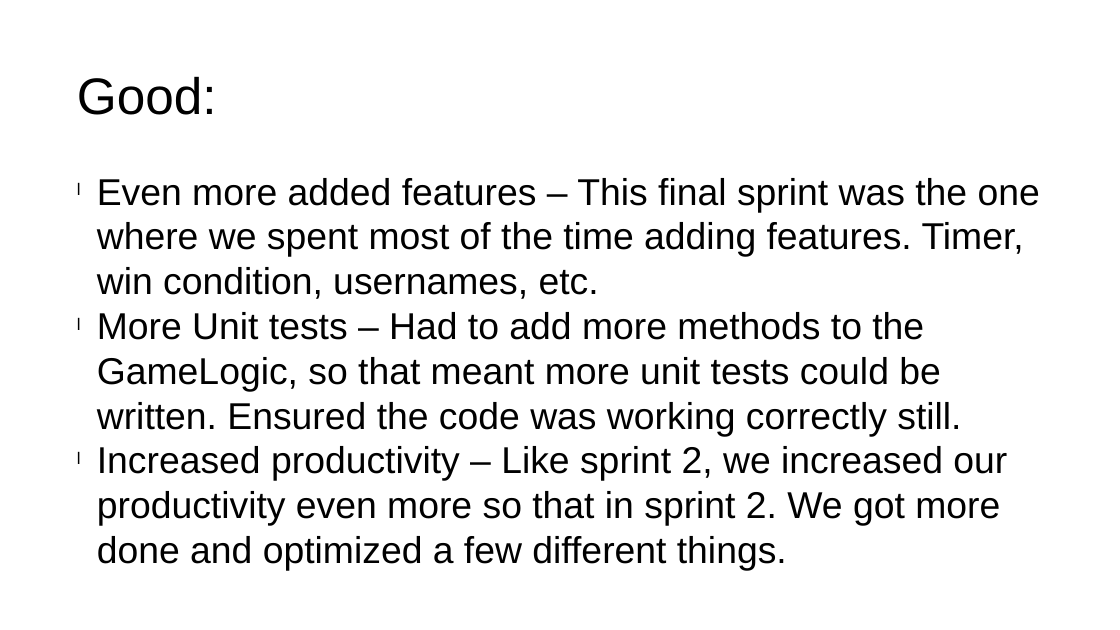
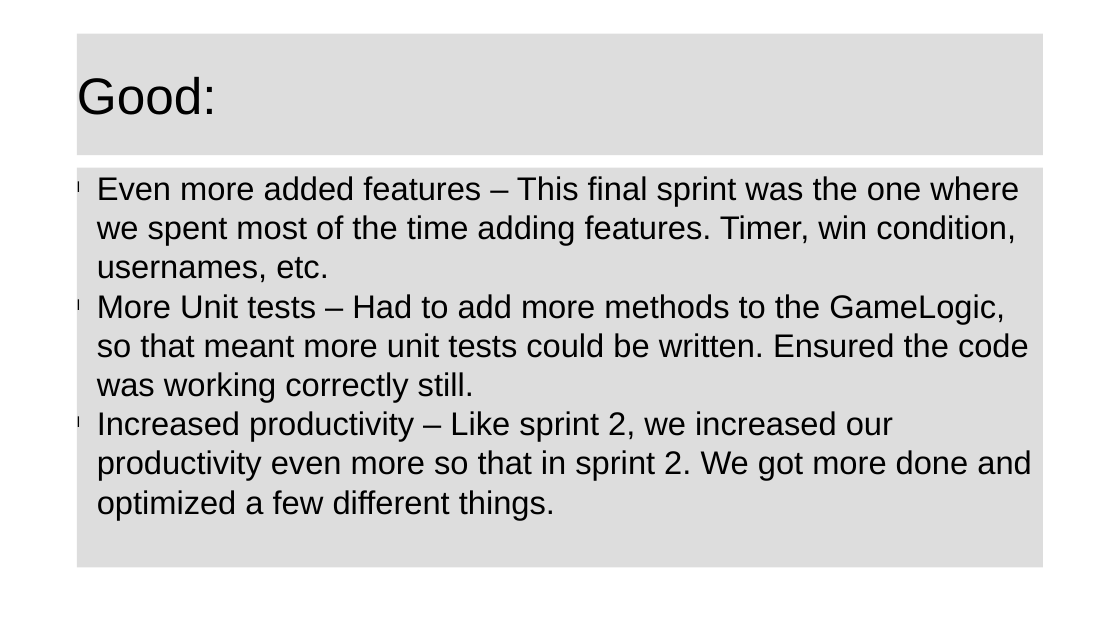
Before and after one commit to mldeanha/Team-4-Project, a slide deck: slide 20 of Project Assets/Team Shi Final Presentation.pptx (slide 19 before the commit). Drawn at 1120x630 pixels with LibreOffice and Linux fonts; fonts in the diff are those of the drawing. Boxes give left, top, right and bottom in pixels: in the first picture for what was removed or moved away, otherwise in the second. Text is boxed around its words. In the diff, an @@ line names an element or a change of style, - is before the commit and + after.

Commit message:
Finalized presentation!

```diff
--- a/Project Assets/Team Shi Final Presentation.pptx
+++ b/Project Assets/Team Shi Final Presentation.pptx
@@ rectangle "Good:": place and size @@
-rectangle "Good:" at [77, 76, 217, 115]
+rectangle "Good:" at [77, 34, 1044, 155]
@@ rectangle "Good:" at [77, 34, 1044, 155]: fill none to #DDDDDD @@
@@ rectangle "Even more added features – ...": place and size @@
-rectangle "Even more added features – ..." at [97, 178, 1040, 571]
+rectangle "Even more added features – ..." at [77, 168, 1044, 568]
@@ rectangle "Even more added features – ..." at [77, 168, 1044, 568]: size 32 to 28 pt; fill none to #DDDDDD @@
```
Also in this commit, not shown: 12 other slides changed, 5 slides added, 4 slides removed.
